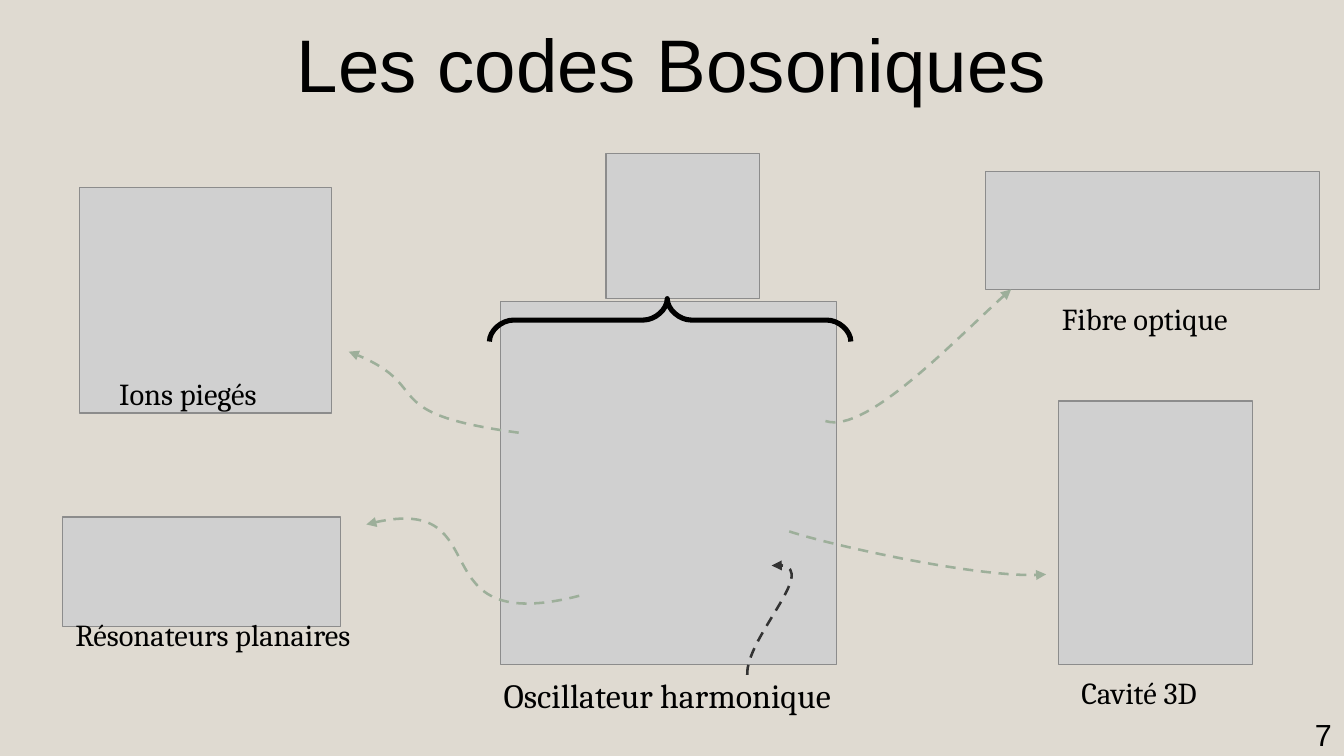
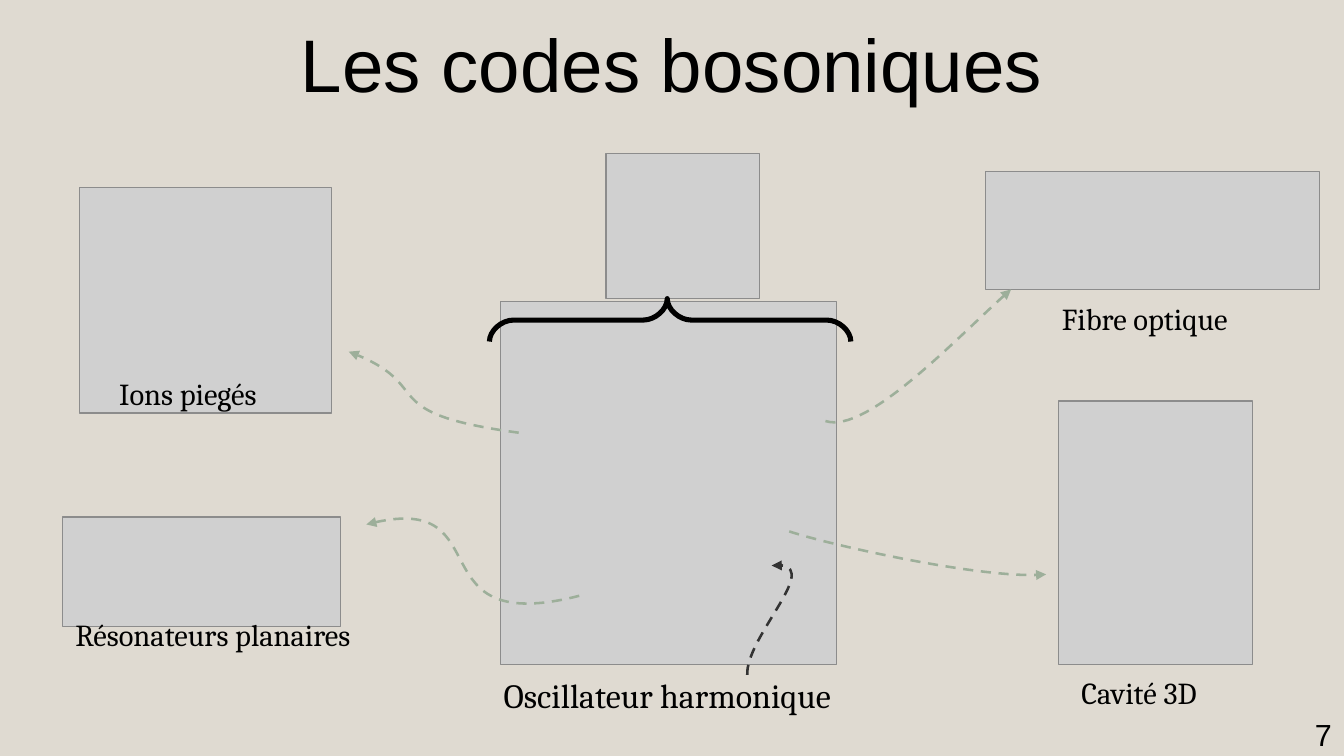
Before and after one commit to AmdaU/presentations, a slide deck: slide 7 of Seminaire/Seminaire.odp. Drawn at 1344x756 pixels with LibreOffice and Linux fonts; fonts in the diff are those of the drawing; grey boxes stand for pictures. Boxes give left, top, right and bottom in pixels: in the first picture for what was removed or moved away, otherwise in the second. Text is boxed around its words. In the diff, an @@ line names an element or a change of style, - is before the commit and + after.

```diff
--- a/Seminaire/Seminaire.odp
+++ b/Seminaire/Seminaire.odp
@@ title at box(301, 38, 1042, 106): text changed @@
-Les codes Bosoniques
+Les codes bosoniques
```
Also in this commit, not shown: 20 other slides changed, 1 slide removed, 2 other files.
